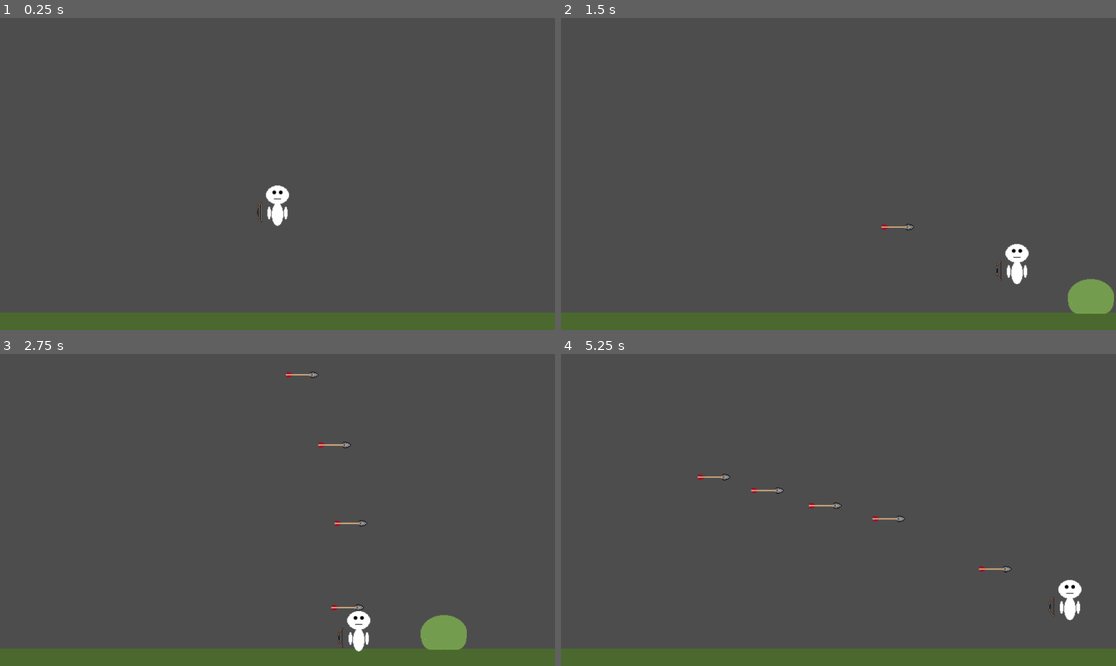
Above: before the commit, frames 1-4 (two rows, left to right).
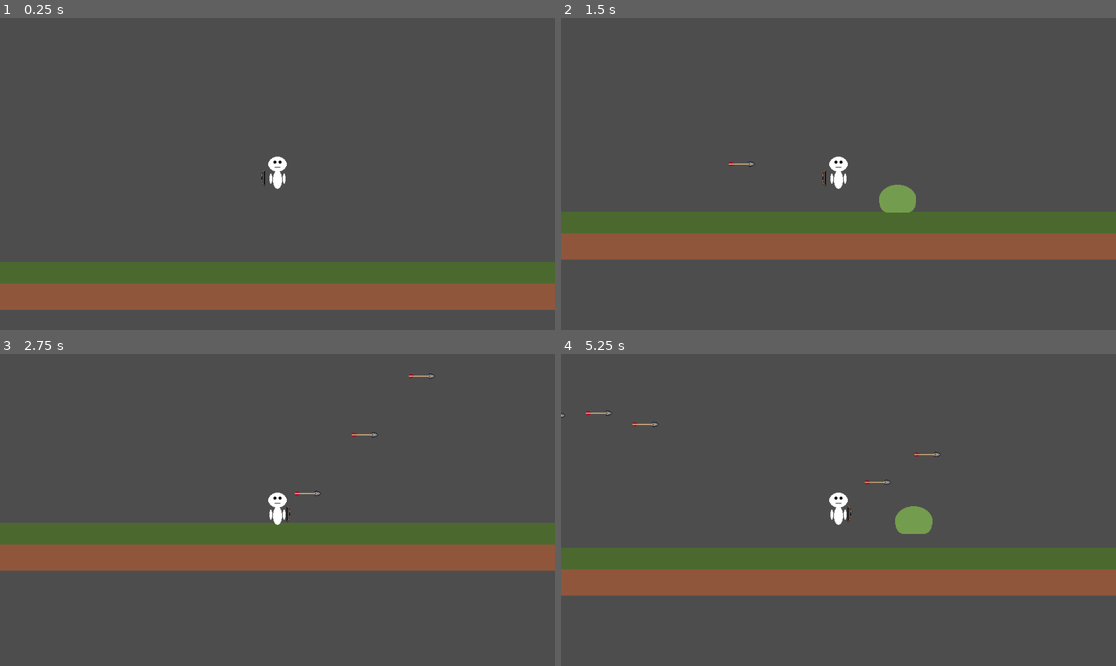
Above: after the commit, the same moments.

Repository: IcyOtter/Survivor-Wave-Like
Game: Godot game, scene res://scenes/world.tscn
Same seed, same stepped clock (60 frames per second), same inputs: the game is played once before the commit and once after it.
Inputs (mouse positions are in pixels of both pictures, inside the frame that each line leads up to):
- Up to frame 1 (0.25 s): no input
- Up to frame 2 (1.5 s): move the mouse to (960, 158) at 0.52 s; hold D (move_right) from 0.53 s (still down); click (960, 158) at 0.6 s; tap Space (jump) at 0.77 s; move the mouse to (727, 189) at 1.27 s; tap S (toggle_autofire) at 1.35 s
- Up to frame 3 (2.75 s): tap Space (jump) at 1.52 s; move the mouse to (333, 441) at 2.02 s; release D (move_right) at 2.03 s; hold A (move_left) from 2.03 s (still down); click (333, 441) at 2.1 s
- Up to frame 4 (5.25 s): move the mouse to (810, 572) at 2.77 s; release A (move_left) at 2.78 s; hold D (move_right) 2.78-4.28 s; tap S (toggle_autofire) at 2.85, 4.35 s; tap Space (jump) at 3.02, 3.77, 4.52 s; move the mouse to (1005, 556) at 3.52 s; click (1005, 556) at 3.6 s; move the mouse to (672, 463) at 4.27 s; hold A (move_left) 4.28-5.03 s; move the mouse to (866, 510) at 5.02 s; hold D (move_right) from 5.03 s (still down); click (866, 510) at 5.1 s

The runs differ from the first frame. In frame 1, 22% of the frame differs, in the area x 0-100%, y 44-100%; in frame 2, 23%; in frame 3, 23%; in frame 4, 22%.

Commit message:
- Added PlayerUI - Added health bar for player and enemy

Diff:
--- a/project.godot
+++ b/project.godot
@@ -14,6 +14,11 @@
 run/main_scene="uid://cgr178osx736x"
 config/features=PackedStringArray("4.5", "Forward Plus")
 config/icon="res://icon.svg"
+
+[display]
+
+window/size/viewport_width=1920
+window/size/viewport_height=1080
 
 [input]
 
--- a/scenes/enemy.tscn
+++ b/scenes/enemy.tscn
@@ -1,7 +1,8 @@
-[gd_scene load_steps=5 format=3 uid="uid://cq8lvqa2wju0w"]
+[gd_scene load_steps=6 format=3 uid="uid://cq8lvqa2wju0w"]
 
 [ext_resource type="Script" uid="uid://t251hpwfilyd" path="res://scripts/BaseEnemy.gd" id="1_md0e3"]
 [ext_resource type="Texture2D" uid="uid://bfnao0om1m8kk" path="res://assets/enemies/slime.png" id="2_4ra3w"]
+[ext_resource type="Script" uid="uid://c0xeprhbprjvv" path="res://scripts/EnemyHealthBar.gd" id="2_5uy6h"]
 
 [sub_resource type="RectangleShape2D" id="RectangleShape2D_md0e3"]
 size = Vector2(41, 41)
@@ -13,6 +14,16 @@
 collision_layer = 8
 collision_mask = 5
 script = ExtResource("1_md0e3")
+
+[node name="HealthBar" type="ProgressBar" parent="."]
+offset_left = -25.0
+offset_top = -55.0
+offset_right = 25.0
+offset_bottom = -50.0
+max_value = 20.0
+value = 20.0
+show_percentage = false
+script = ExtResource("2_5uy6h")
 
 [node name="Sprite2D" type="Sprite2D" parent="."]
 position = Vector2(0, -32)
--- a/scenes/world.tscn
+++ b/scenes/world.tscn
@@ -1,6 +1,7 @@
-[gd_scene load_steps=6 format=3 uid="uid://cgr178osx736x"]
+[gd_scene load_steps=7 format=3 uid="uid://cgr178osx736x"]
 
 [ext_resource type="Texture2D" uid="uid://d1u5tbpyycv63" path="res://assets/environment/dirtandgrass.png" id="1_4wyf3"]
+[ext_resource type="Script" uid="uid://dw3tyspqf6d1k" path="res://scripts/PlayerUI.gd" id="1_71j4m"]
 [ext_resource type="PackedScene" uid="uid://blxypbuxj31em" path="res://scenes/player.tscn" id="1_rwgxs"]
 [ext_resource type="PackedScene" uid="uid://cq8lvqa2wju0w" path="res://scenes/enemy.tscn" id="2_4wyf3"]
 [ext_resource type="Script" uid="uid://dxk8c0lhw2hgk" path="res://scripts/enemy_spawner.gd" id="3_4wyf3"]
@@ -9,9 +10,6 @@
 size = Vector2(2364, 81)
 
 [node name="World" type="Node2D"]
-
-[node name="Camera2D" type="Camera2D" parent="."]
-zoom = Vector2(1.5, 1.5)
 
 [node name="Floor" type="StaticBody2D" parent="."]
 collision_layer = 5
@@ -26,6 +24,11 @@
 shape = SubResource("RectangleShape2D_o5qli")
 
 [node name="Player" parent="." instance=ExtResource("1_rwgxs")]
+position = Vector2(0, -6)
+
+[node name="Camera2D" type="Camera2D" parent="Player"]
+position = Vector2(0, 6)
+zoom = Vector2(2, 2)
 
 [node name="Enemies" type="Node2D" parent="."]
 
@@ -45,3 +48,17 @@
 
 [node name="Spawn3" type="Marker2D" parent="EnemySpawner/SpawnPoints"]
 position = Vector2(90, 20)
+
+[node name="UI" type="CanvasLayer" parent="."]
+script = ExtResource("1_71j4m")
+
+[node name="PlayerHealthBar" type="ProgressBar" parent="UI"]
+anchors_preset = -1
+anchor_left = 0.71000004
+anchor_top = 0.41200003
+anchor_right = 0.71000004
+anchor_bottom = 0.41200003
+offset_left = -1836.2001
+offset_top = -706.96
+offset_right = -1677.2001
+offset_bottom = -679.96
--- a/scripts/BaseEnemy.gd
+++ b/scripts/BaseEnemy.gd
@@ -11,6 +11,7 @@
 
 @onready var contact_area: Area2D = $ContactArea
 
+signal health_changed(current: int, max: int)
 var health: int
 var player: Node2D
 
@@ -18,6 +19,7 @@
 
 func _ready() -> void:
 	health = max_health
+	emit_signal("health_changed", health, max_health)
 	player = get_tree().get_first_node_in_group("player") as Node2D
 
 	# Ensure area overlap checks work reliably
@@ -66,6 +68,8 @@
 
 func take_damage(amount: int) -> void:
 	health -= amount
+	health = max(health, 0)
+	emit_signal("health_changed", health, max_health)
 	if health <= 0:
 		die()
 
--- /dev/null
+++ b/scripts/EnemyHealthBar.gd
@@ -0,0 +1,29 @@
+extends ProgressBar
+
+@export var hide_when_full: bool = true
+
+func _ready() -> void:
+	var enemy := get_parent()
+	if enemy == null:
+		return
+
+	min_value = 0
+	max_value = enemy.max_health
+	value = enemy.health
+
+	if enemy.has_signal("health_changed"):
+		if not enemy.health_changed.is_connected(_on_enemy_health_changed):
+			enemy.health_changed.connect(_on_enemy_health_changed)
+
+	_update_visibility()
+
+func _on_enemy_health_changed(current: int, maxh: int) -> void:
+	max_value = maxh
+	value = current
+	_update_visibility()
+
+func _update_visibility() -> void:
+	if hide_when_full:
+		visible = value < max_value
+	else:
+		visible = true
--- /dev/null
+++ b/scripts/PlayerUI.gd
@@ -0,0 +1,36 @@
+extends CanvasLayer
+
+@onready var health_bar: ProgressBar = $PlayerHealthBar
+
+
+func _ready() -> void:
+	health_bar.visible = true
+	health_bar.min_value = 0
+
+	call_deferred("_bind_player")
+
+
+func _bind_player() -> void:
+	var player := get_tree().get_first_node_in_group("player")
+
+	if player == null:
+		push_error("PlayerUI: Player not found. Ensure Player is in group 'player'.")
+		return
+
+	if not player.has_signal("health_changed"):
+		push_error("PlayerUI: Player missing signal 'health_changed'.")
+		return
+
+	# Initialize bar
+	health_bar.max_value = player.max_health
+	health_bar.value = player.health
+
+	# Connect updates (avoid double-connect)
+	if not player.health_changed.is_connected(_on_player_health_changed):
+		player.health_changed.connect(_on_player_health_changed)
+
+	print("PlayerUI: Health bar bound to player.")
+
+func _on_player_health_changed(current: int, maxh: int) -> void:
+	health_bar.max_value = maxh
+	health_bar.value = current
--- a/scripts/player.gd
+++ b/scripts/player.gd
@@ -10,13 +10,16 @@
 var _auto_fire_enabled: bool = false
 var _fire_cooldown: float = 0.0
 
-@export var max_health: float = 100.0
-var health: float
+
+signal health_changed(current: int, max: int)
+
+@export var max_health: int = 100
+var health: int
 
 
 func _ready() -> void:
 	health = max_health
-
+	emit_signal("health_changed", health, max_health)
 
 
 
@@ -63,11 +66,16 @@
 
 
 # Player takes damage
-func take_damage(amount: float) -> void:
-	health = max(health - amount, 0.0)
+func take_damage(amount: int) -> void:
+	health = max(health - amount, 0)
+	emit_signal("health_changed", health, max_health)
 
 	if health <= 0:
 		die()
+
+func heal(amount: int) -> void:
+	health = min(health + amount, max_health)
+	emit_signal("health_changed", health, max_health)
 
 # Player death
 func die() -> void:
Not shown, added: scripts/EnemyHealthBar.gd.uid
Not shown, added: scripts/PlayerUI.gd.uid
